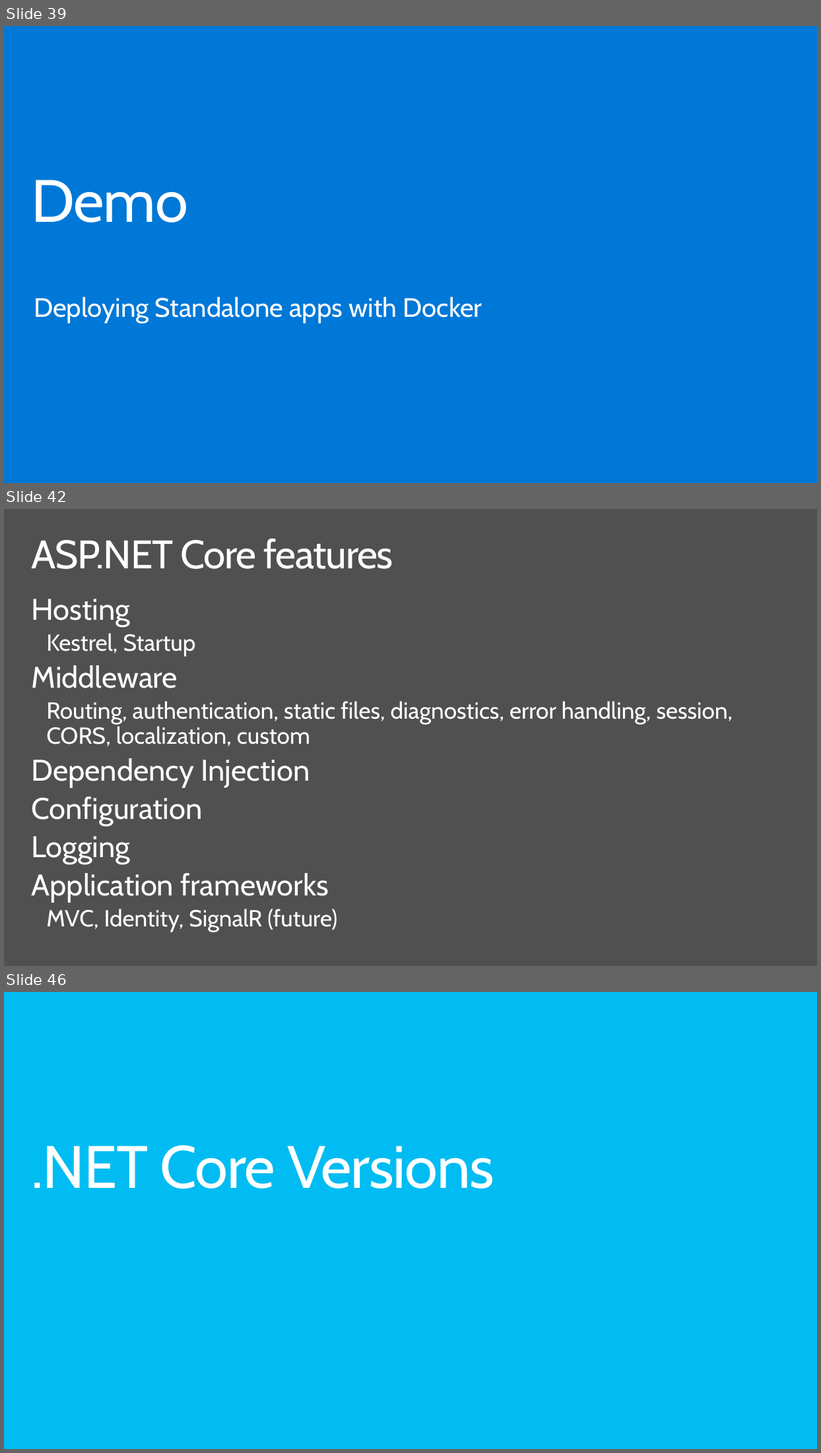
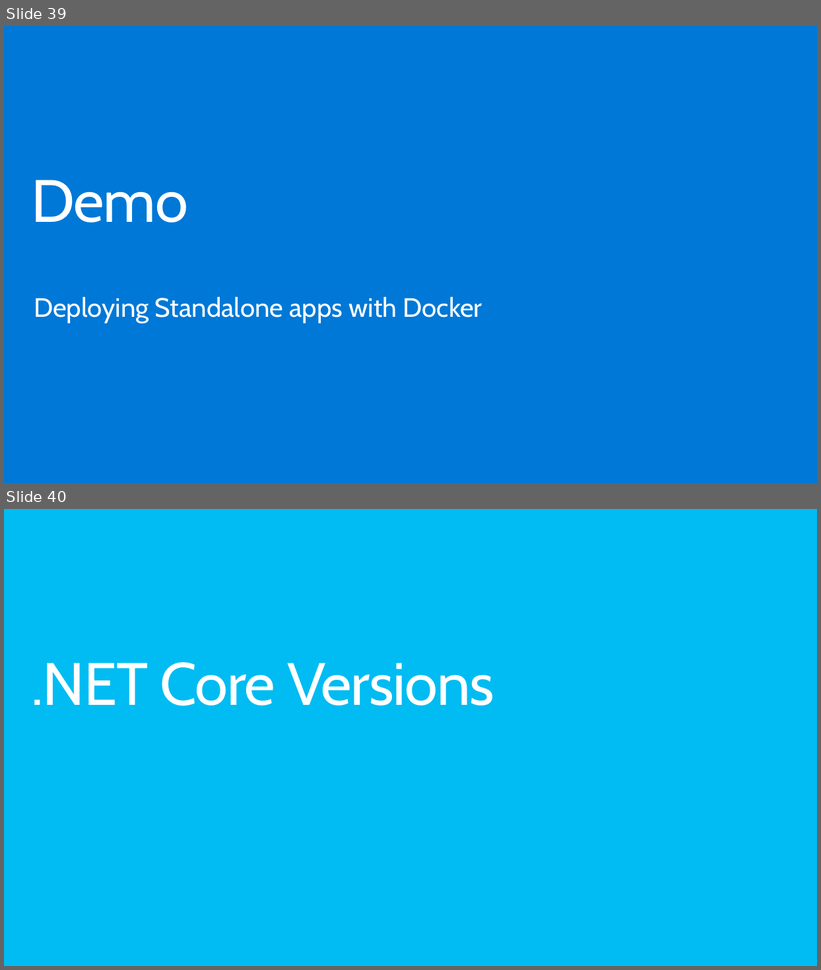
Before and after one commit to dotnet-presentations/dotnetcore-workshop, a slide deck: 1-Overview-Tools-Acquisition/netcore-workshop-overview-tools.pptx. Shown one above the other, each under a label of ours: slides 39, 42 and 46 before the commit, slides 39 and 40 after it; the slides between them are not shown. The pictures are 821x1453 and 821x970 pixels, drawn with LibreOffice and Linux fonts; fonts in the diff are those of the drawing; background and template pictures are left out. Boxes give left, top, right and bottom in pixels: in the first picture for what was removed or moved away, otherwise in the second. Text is boxed around its words. In the diff, an @@ line names an element or a change of style, - is before the commit and + after.

```diff
--- a/1-Overview-Tools-Acquisition/netcore-workshop-overview-tools.pptx
+++ b/1-Overview-Tools-Acquisition/netcore-workshop-overview-tools.pptx
@@ slide 42 removed at [4, 509, 817, 966], background #505050 @@
@@ title removed at [32, 538, 393, 569] @@
-ASP.NET Core features
@@ text removed at [32, 599, 733, 933] @@
-Hosting
-  Kestrel, Startup
-Middleware
-  Routing, authentication, static files, diagnostics, error handling, session, CORS, localization, custom
-Dependency Injection
-Configuration
-Logging
-Application frameworks
-  MVC, Identity, SignalR (future)
@@ what was slide 46 is now slide 40 @@
```
Also in this commit, not shown: 22 other slides removed, 1 other file.
